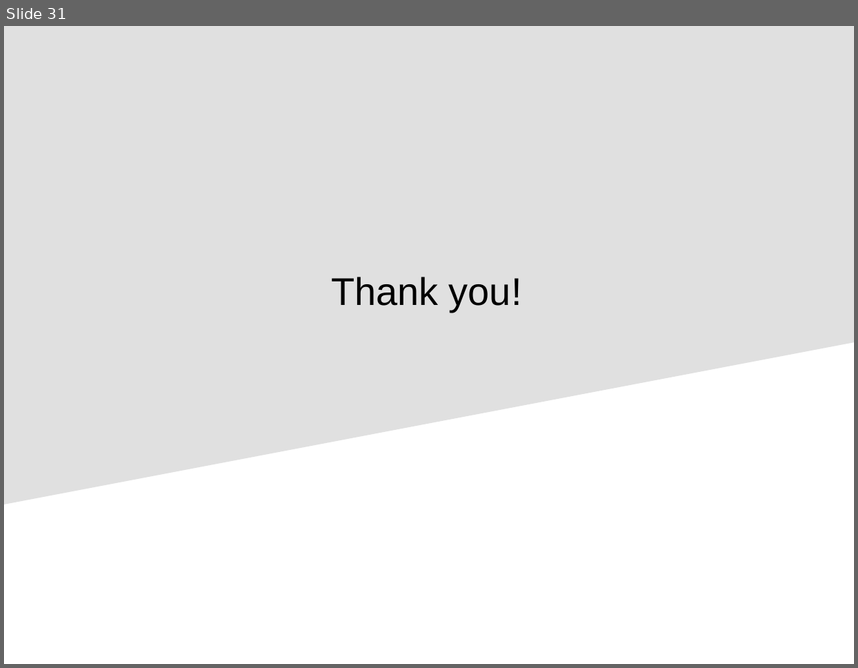
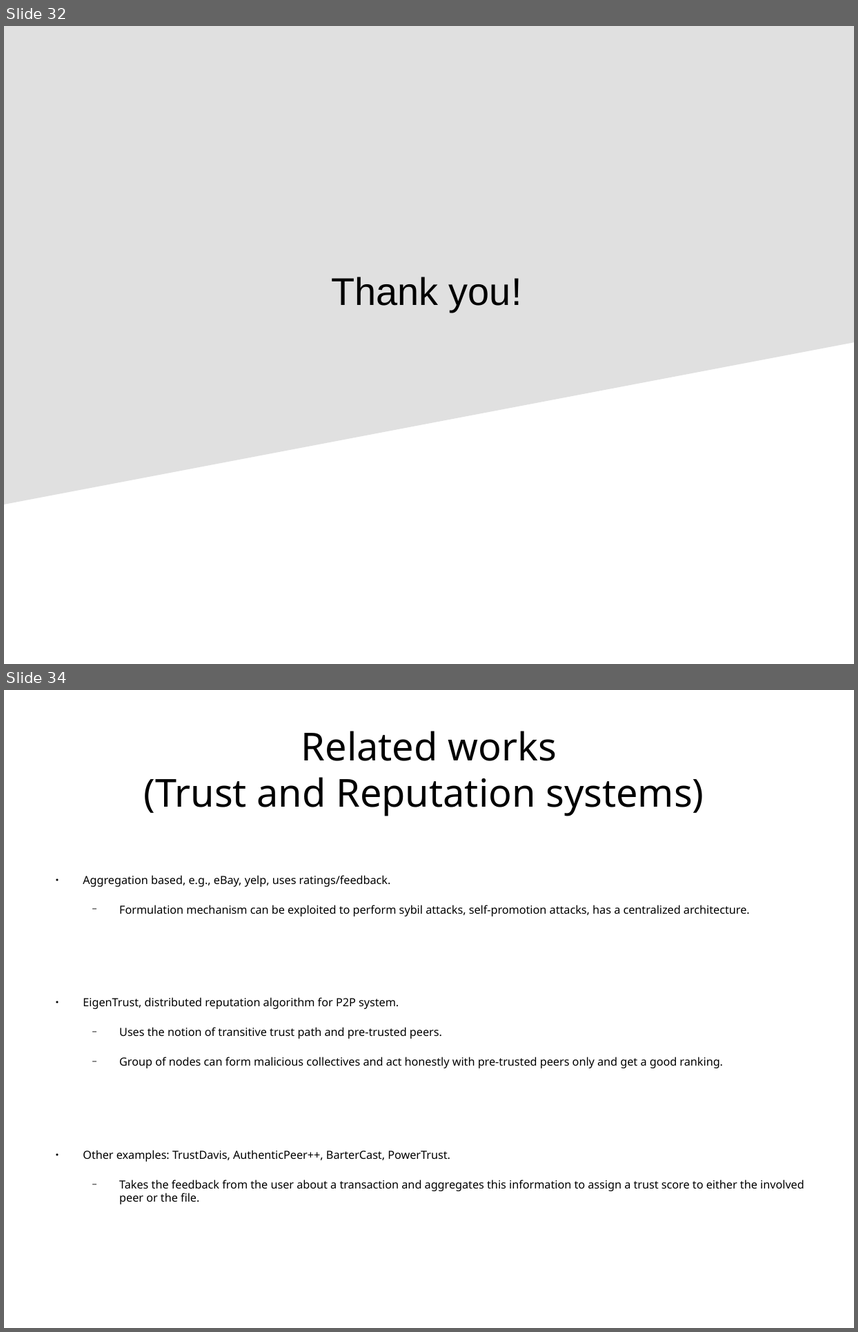
Before and after one commit to s2-t2/blockchain_reputation_system, a slide deck: documents/Presentation/Presentationv1.odp. Shown one above the other, each under a label of ours: slide 31 before the commit, slides 32 and 34 after it; the slides between them are not shown. The pictures are 858x668 and 858x1332 pixels, drawn with LibreOffice and Linux fonts; fonts in the diff are those of the drawing. Boxes give left, top, right and bottom in pixels: in the first picture for what was removed or moved away, otherwise in the second. Text is boxed around its words. In the diff, an @@ line names an element or a change of style, - is before the commit and + after.

```diff
--- a/documents/Presentation/Presentationv1.odp
+++ b/documents/Presentation/Presentationv1.odp
@@ slide 34 added at (4, 690, 854, 1328), background #FFFFFF @@
@@ title added at (143, 731, 704, 816), 36 pt, text #000000 @@
+Related works
+(Trust and Reputation systems)
@@ text added at (83, 875, 804, 1204), 10.4 pt, text #000000 @@
+● Aggregation based, e.g., eBay, yelp, uses ratings/feedback.
+  − Formulation mechanism can be exploited to perform sybil attacks, self-promotion attacks, has a centralized architecture.
+● EigenTrust, distributed reputation algorithm for P2P system.
+  − Uses the notion of transitive trust path and pre-trusted peers.
+  − Group of nodes can form malicious collectives and act honestly with pre-trusted peers only and get a good ranking.
+● Other examples: TrustDavis, AuthenticPeer++, BarterCast, PowerTrust.
+  − Takes the feedback from the user about a transaction and aggregates this information to assign a trust score to either the involved peer or the file.
@@ what was slide 31 is now slide 32 @@
```
Also in this commit, not shown: 6 slides changed, 2 other slides added, 3 slides removed, 3 other files.
